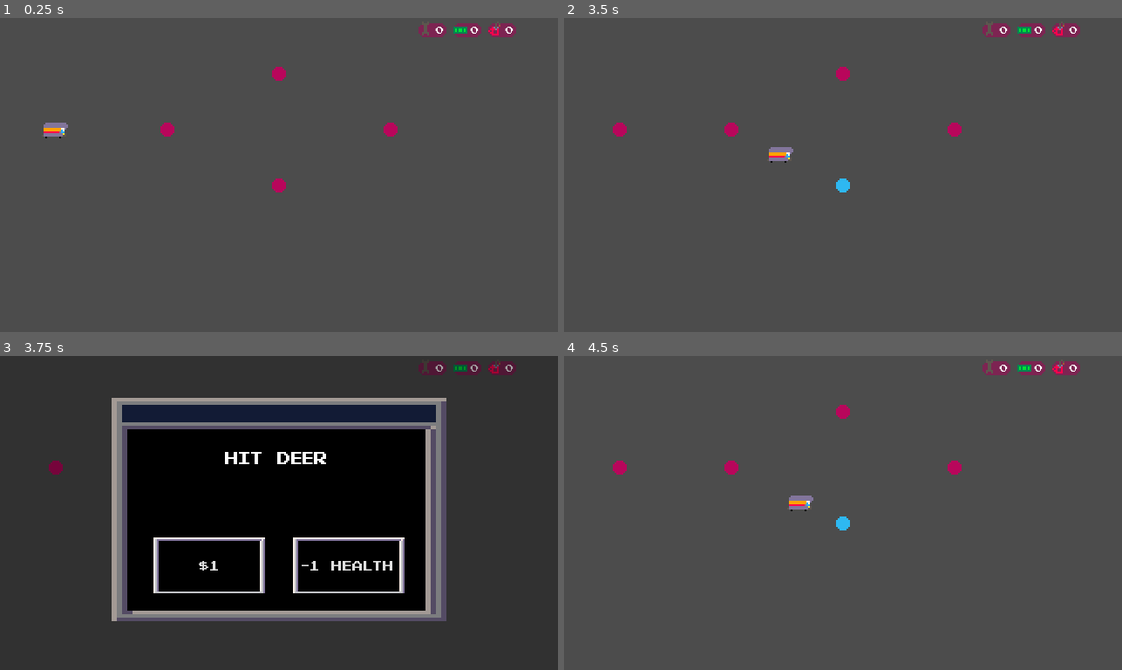
Above: before the commit, frames 1-4 (two rows, left to right).
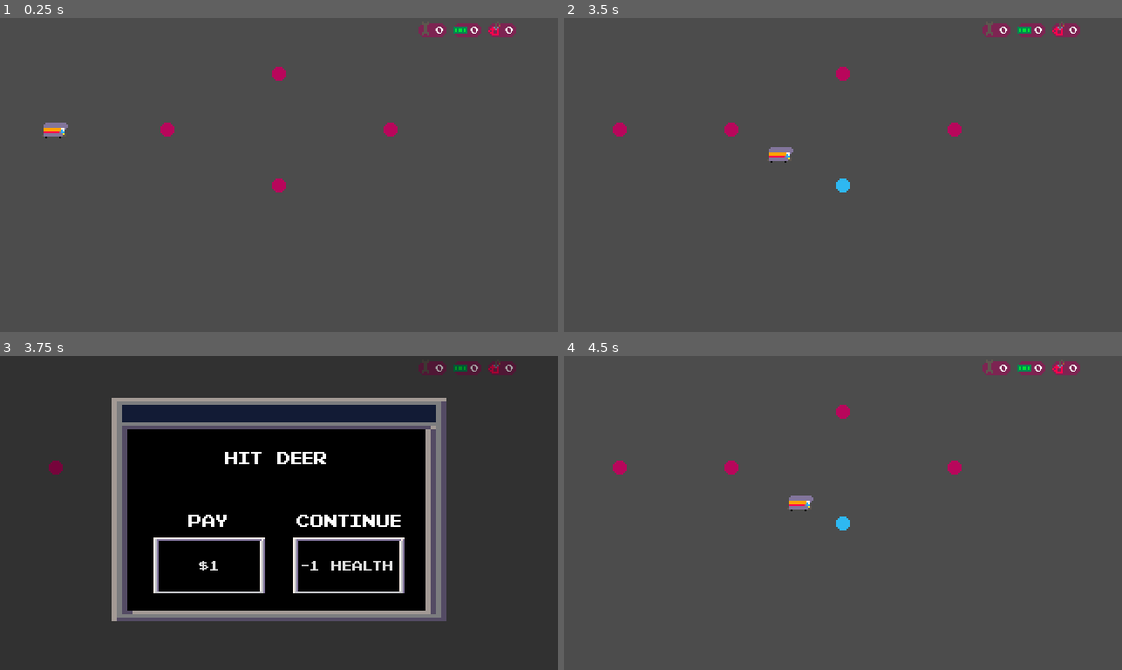
Above: after the commit, the same moments.

Repository: youssefevan/global-game-jam-2023
Game: Godot game, scene res://Scenes/TestingGrounds.tscn
The game is run twice, just before and just after one commit, with the same random seed, the same clock (stepped at 60 frames per second) and the same inputs. This scene is started directly instead of the project's main scene.
Inputs (mouse positions are in pixels of both pictures, inside the frame that each line leads up to):
- Up to frame 1 (0.25 s): no input
- Up to frame 2 (3.5 s): tap Enter at 0.5 s; move the mouse to (619, 131) at 0.52 s; click (619, 131) at 0.6 s; tap Space at 1.25 s; move the mouse to (731, 131) at 1.27 s; click (731, 131) at 1.35 s; click (776, 228) at 2 s; move the mouse to (843, 184) at 2.77 s; click (843, 184) at 2.85 s
- Up to frame 3 (3.75 s): move the mouse to (279, 412) at 3.52 s; click (279, 412) at 3.6 s
- Up to frame 4 (4.5 s): click "$1" at 4.25 s

Frames 1-2 are identical in both runs. In frame 3, 0.5% of the frame differs, in the area x 33-72%, y 50-55%; in frame 4, nothing differs.

Commit message:
prep money font

Diff:
--- a/Global Game Jam 2023/Scenes/Encounter.tscn
+++ b/Global Game Jam 2023/Scenes/Encounter.tscn
@@ -35,6 +35,26 @@
 align = 1
 autowrap = true
 
+[node name="Title2" type="Label" parent="."]
+margin_left = 90.0
+margin_top = 88.0
+margin_right = 150.0
+margin_bottom = 102.0
+custom_fonts/font = SubResource( 3 )
+text = "Pay"
+align = 1
+autowrap = true
+
+[node name="Title3" type="Label" parent="."]
+margin_left = 168.0
+margin_top = 88.0
+margin_right = 232.0
+margin_bottom = 102.0
+custom_fonts/font = SubResource( 3 )
+text = "Continue"
+align = 1
+autowrap = true
+
 [node name="Pay" type="Button" parent="."]
 margin_left = 88.0
 margin_top = 104.0
--- a/Global Game Jam 2023/Scenes/Preparation.tscn
+++ b/Global Game Jam 2023/Scenes/Preparation.tscn
@@ -10,6 +10,10 @@
 [ext_resource path="res://Sprites/Themes/prepscreentheme.tres" type="Theme" id=8]
 
 [sub_resource type="DynamicFont" id=1]
+font_data = ExtResource( 3 )
+
+[sub_resource type="DynamicFont" id=9]
+size = 14
 font_data = ExtResource( 3 )
 
 [sub_resource type="StyleBoxEmpty" id=8]
@@ -47,12 +51,13 @@
 align = 1
 
 [node name="MoneyRemaining" type="Label" parent="."]
-margin_left = 140.0
+margin_left = 124.0
 margin_top = 122.0
-margin_right = 180.0
-margin_bottom = 137.0
+margin_right = 196.0
+margin_bottom = 142.0
 theme = ExtResource( 4 )
-align = 2
+custom_fonts/font = SubResource( 9 )
+align = 1
 script = ExtResource( 2 )
 
 [node name="healthBox" type="CheckBox" parent="."]
Not shown: 1 places in Global Game Jam 2023/Scenes/Preparation.tscn that only renumber resources
